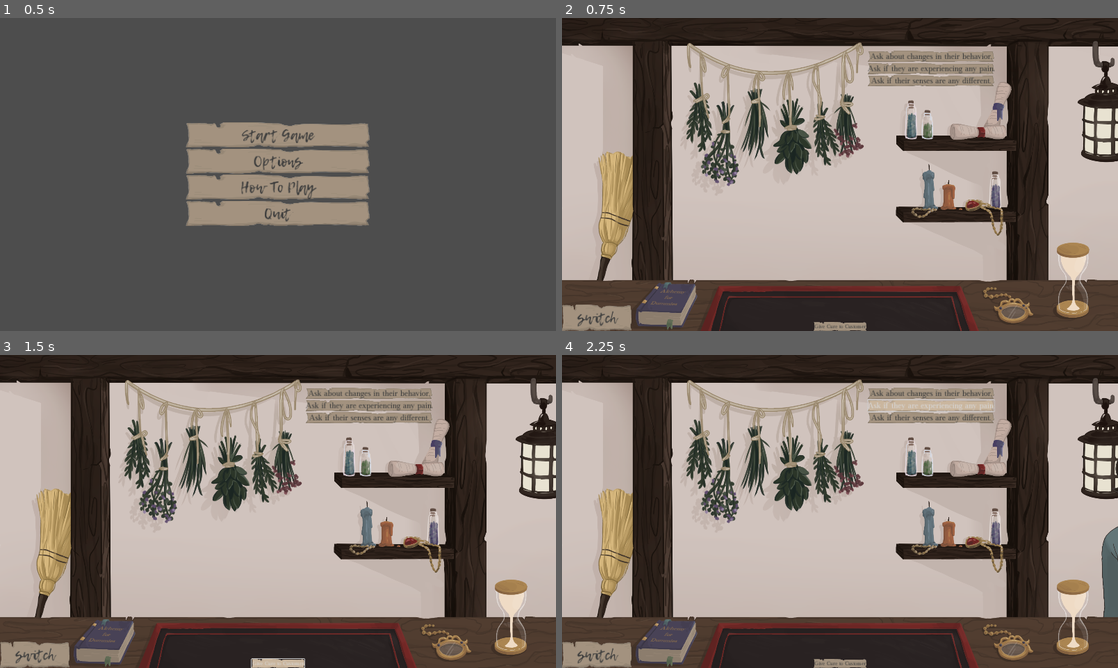
Above: before the commit, frames 1-4 (two rows, left to right).
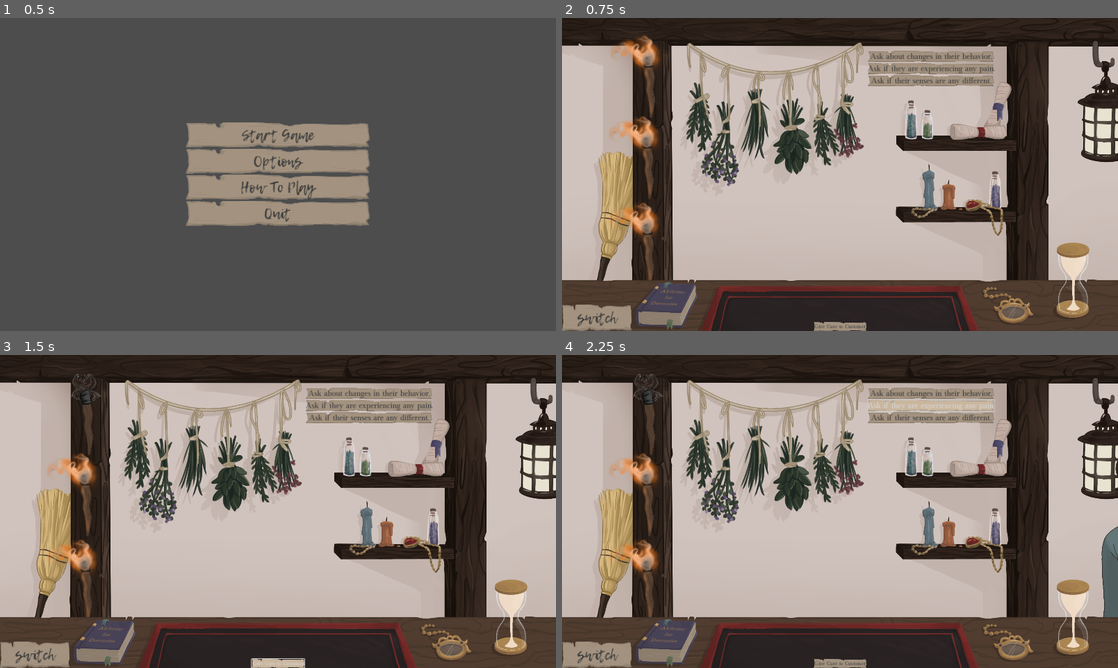
Above: after the commit, the same moments.

Repository: jkostello/Pirate-Software-Jam-15
Game: Godot game, scene res://UI/title_screen.tscn
Two runs of this game, one before a commit and one after it. Both use one fixed random seed, a clock stepped at 60 frames per second and the inputs below. The engine's default icon, where the game draws it, is replaced by a stand-in: a white triangle on a blue panel in a dark square.
Inputs:
- Up to frame 1 (0.5 s): no input
- Up to frame 2 (0.75 s): click "Start Game" at 0.5 s
- Up to frame 3 (1.5 s): click "Give Cure to Customer" at 1.25 s
- Up to frame 4 (2.25 s): click "Ask if they are experiencing …" at 2 s

Frame 1 is identical in both runs. In frame 2, 2.1% of the frame differs, in the area x 8-18%, y 5-84%; in frame 3, 1.7%; in frame 4, 1.7%.

Commit message:
Added lives torch indicator

Diff:
--- a/UI/Menus/main_menu.tscn
+++ b/UI/Menus/main_menu.tscn
@@ -5,7 +5,7 @@
 [ext_resource type="Script" path="res://UI/Menus/options.gd" id="2_bxshy"]
 [ext_resource type="Texture2D" uid="uid://cuq5mvqt8sx82" path="res://Book/book_page.png" id="3_33dh0"]
 [ext_resource type="PackedScene" uid="uid://1lyw2uuxqsrd" path="res://UI/volume_slider.tscn" id="3_wf611"]
-[ext_resource type="FontFile" uid="uid://dhnvlgerj5wbk" path="res://UI/Heartfield.otf" id="6_7xl04"]
+[ext_resource type="FontFile" uid="uid://dhnvlgerj5wbk" path="res://UI/Standard.otf" id="6_7xl04"]
 
 [sub_resource type="StyleBoxTexture" id="StyleBoxTexture_h3efq"]
 
@@ -263,6 +263,8 @@
 anchor_bottom = 1.0
 offset_top = 31.0
 offset_bottom = 3459.0
+grow_horizontal = 2
+grow_vertical = 2
 theme_override_colors/font_color = Color(0, 0, 0, 1)
 theme_override_fonts/font = ExtResource("6_7xl04")
 theme_override_font_sizes/font_size = 30
@@ -286,6 +288,8 @@
 anchor_bottom = 1.0
 offset_top = 31.0
 offset_bottom = 3459.0
+grow_horizontal = 2
+grow_vertical = 2
 theme_override_colors/font_color = Color(0, 0, 0, 1)
 theme_override_fonts/font = ExtResource("6_7xl04")
 theme_override_font_sizes/font_size = 30
--- a/UI/main_screen.gd
+++ b/UI/main_screen.gd
@@ -55,6 +55,8 @@
 
 func failed():
 	strikes += 1
+	var failed_torch = $Shop/Lives.get_child(strikes-1)
+	failed_torch.get_child(0).set_frame(1)
 	if strikes >= 3:
 		%CustomerTimer.stop()
 		fadeOut("Your cures suck\nYou have been ratted out")
--- a/UI/main_screen.tscn
+++ b/UI/main_screen.tscn
@@ -1,7 +1,8 @@
-[gd_scene load_steps=32 format=3 uid="uid://cdfvgikc2fmx3"]
+[gd_scene load_steps=33 format=3 uid="uid://cdfvgikc2fmx3"]
 
 [ext_resource type="Script" path="res://UI/main_screen.gd" id="1_mggcd"]
 [ext_resource type="Texture2D" uid="uid://g023b3w5v68" path="res://UI/main_bkgd.png" id="2_8h5ua"]
+[ext_resource type="PackedScene" uid="uid://bitghbb2q3rvk" path="res://UI/torch.tscn" id="2_c7u64"]
 [ext_resource type="Texture2D" uid="uid://ndwstghoaq0w" path="res://UI/ritual_desk.png" id="3_bea5q"]
 [ext_resource type="PackedScene" uid="uid://c7qu73noo5jn7" path="res://UI/question_box.tscn" id="4_gypuy"]
 [ext_resource type="Texture2D" uid="uid://dn3tqb4i407n0" path="res://Book/IMG_0884.png" id="5_4gpuh"]
@@ -384,6 +385,20 @@
 [node name="Shop" type="Node2D" parent="."]
 unique_name_in_owner = true
 
+[node name="Lives" type="Node2D" parent="Shop"]
+
+[node name="Torch3" parent="Shop/Lives" instance=ExtResource("2_c7u64")]
+position = Vector2(304, 204)
+scale = Vector2(0.538503, 0.538503)
+
+[node name="Torch2" parent="Shop/Lives" instance=ExtResource("2_c7u64")]
+position = Vector2(299, 483)
+scale = Vector2(0.538503, 0.538503)
+
+[node name="Torch1" parent="Shop/Lives" instance=ExtResource("2_c7u64")]
+position = Vector2(300, 781)
+scale = Vector2(0.538503, 0.538503)
+
 [node name="Background" type="Sprite2D" parent="Shop"]
 z_index = -2
 position = Vector2(960, 540)
--- /dev/null
+++ b/UI/torch.tscn
@@ -0,0 +1,23 @@
+[gd_scene load_steps=4 format=3 uid="uid://bitghbb2q3rvk"]
+
+[ext_resource type="Texture2D" uid="uid://bdsblssp1w3c2" path="res://UI/torch_on.png" id="1_nk0bp"]
+[ext_resource type="Texture2D" uid="uid://bcf1cyuddg8kn" path="res://UI/torch_off.png" id="2_axqvo"]
+
+[sub_resource type="SpriteFrames" id="SpriteFrames_xrasx"]
+animations = [{
+"frames": [{
+"duration": 1.0,
+"texture": ExtResource("1_nk0bp")
+}, {
+"duration": 1.0,
+"texture": ExtResource("2_axqvo")
+}],
+"loop": true,
+"name": &"default",
+"speed": 5.0
+}]
+
+[node name="Torch" type="Node2D"]
+
+[node name="Sprite" type="AnimatedSprite2D" parent="."]
+sprite_frames = SubResource("SpriteFrames_xrasx")
Binary file added: UI/torch_off.png
Not shown, added: UI/torch_off.png.import
Binary file added: UI/torch_on.png
Not shown, added: UI/torch_on.png.import
